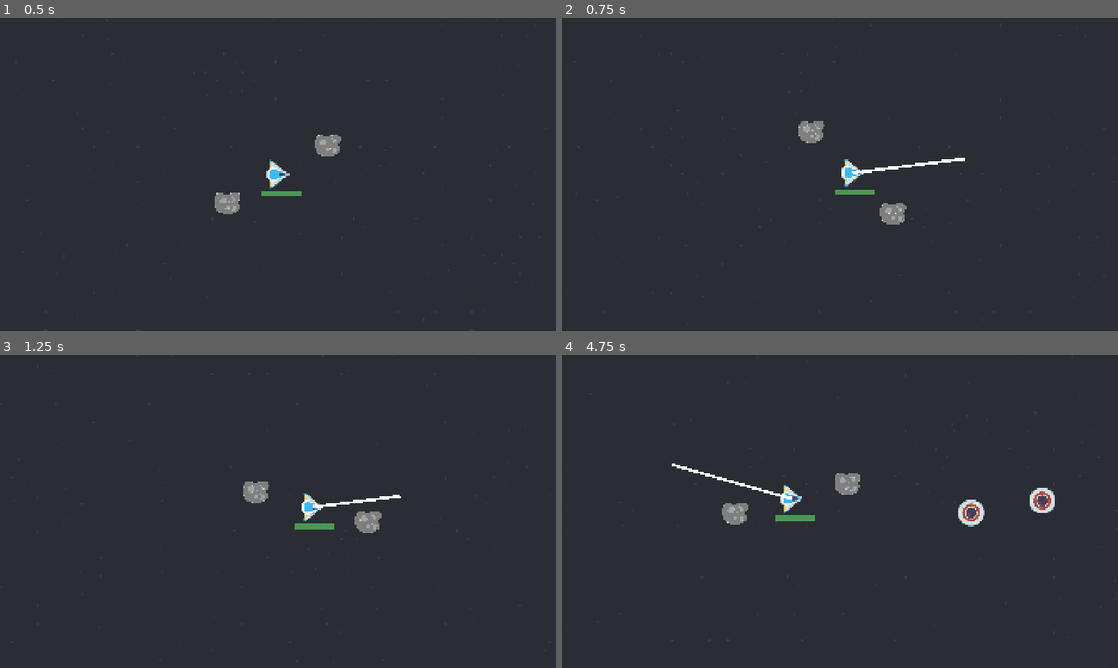
Above: before the commit, frames 1-4 (two rows, left to right).
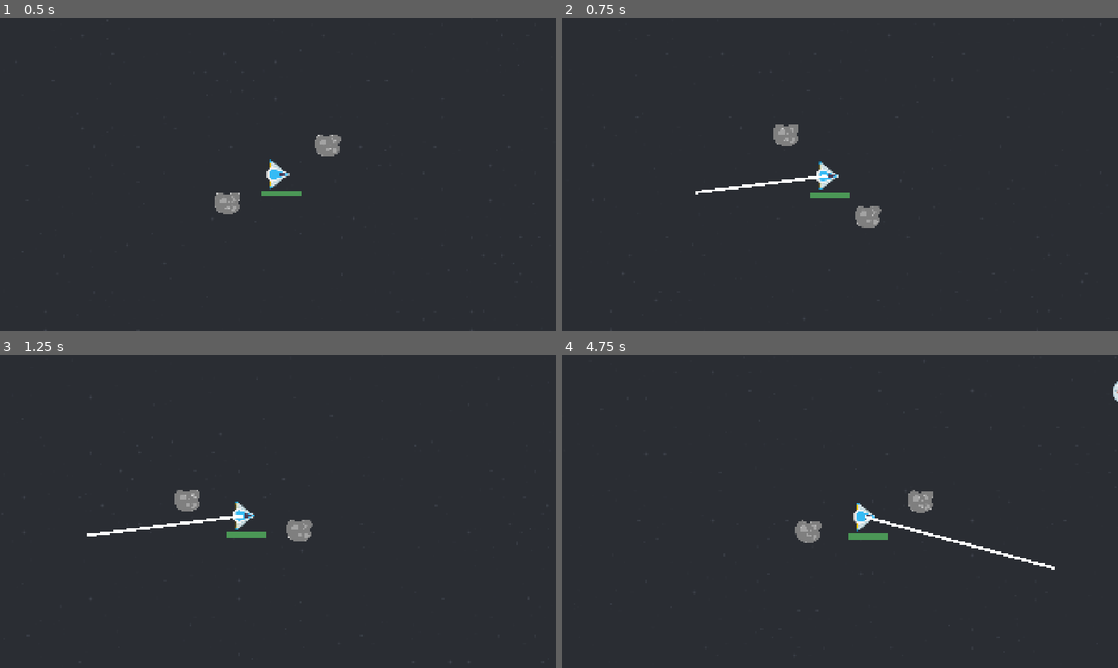
Above: after the commit, the same moments.

Repository: two-sticks-and-a-rock/space-arcade
Game: Godot game, scene res://scenes/main.tscn
Two runs of this game, one before a commit and one after it. Both use one fixed random seed, a clock stepped at 60 frames per second and the inputs below.
Inputs (mouse positions are in pixels of both pictures, inside the frame that each line leads up to):
- Up to frame 1 (0.5 s): no input
- Up to frame 2 (0.75 s): move the mouse to (962, 158) at 0.52 s; click (962, 158) at 0.6 s
- Up to frame 3 (1.25 s): no input
- Up to frame 4 (4.75 s): move the mouse to (728, 527) at 1.27 s; click (728, 527) at 1.35 s; move the mouse to (895, 442) at 2.02 s; click (895, 442) at 2.1 s; move the mouse to (812, 574) at 2.77 s; click (812, 574) at 2.85 s; move the mouse to (1006, 558) at 3.52 s; click (1006, 558) at 3.6 s; move the mouse to (673, 464) at 4.27 s; click (673, 464) at 4.35 s

Frame 1 is identical in both runs. In frame 2, 2.1% of the frame differs, in the area x 24-73%, y 32-68%; in frame 3, 2.1%; in frame 4, 2.9%, in the area x 19-100%, y 8-69%.

Commit message:
tracking away from mouse

Diff:
--- a/scenes/player/slingshot.gd
+++ b/scenes/player/slingshot.gd
@@ -12,10 +12,10 @@
 	if Input.is_action_just_pressed("click"):
 		end_vector = get_global_mouse_position()
 	if Input.is_action_just_released("click"):
-		var slingshot_vector = end_vector
+		var slingshot_vector = -1*end_vector
 		handle_speed(slingshot_vector)
 
 func _physics_process(_delta):
 	clear_points()
 	add_point(Vector2.ZERO, 0)
-	add_point(get_global_mouse_position(), 1)
+	add_point(-1*get_global_mouse_position(), 1)
